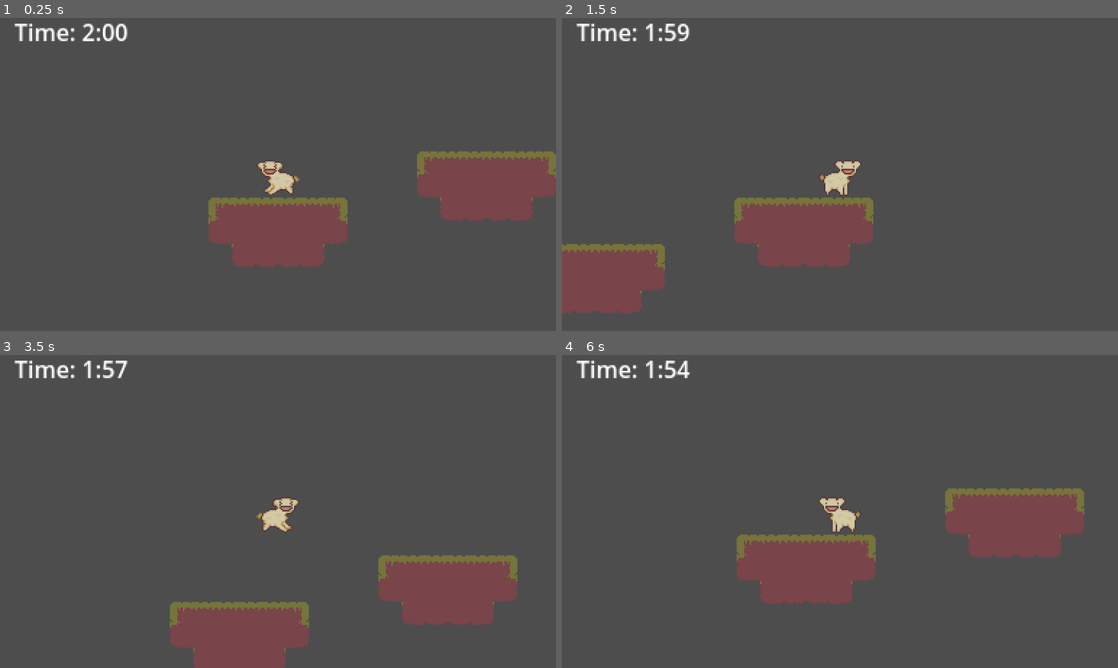
Above: before the commit, frames 1-4 (two rows, left to right).
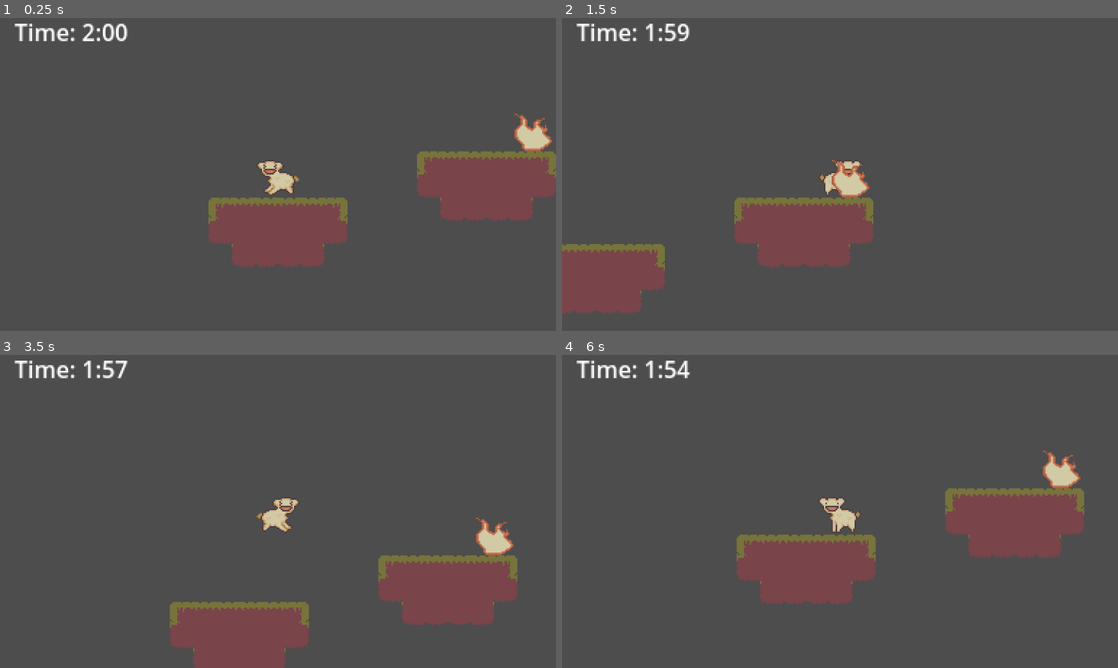
Above: after the commit, the same moments.

Repository: colormak3r/VGDC-Game-Jam-Fall-2023
Game: Godot game, scene res://levelone.tscn
Same seed, same stepped clock (60 frames per second), same inputs: the game is played once before the commit and once after it.
Inputs:
- Up to frame 1 (0.25 s): no input
- Up to frame 2 (1.5 s): hold D (right) from 0.53 s (still down); tap W (swap) at 0.6, 1.35 s; tap Space (jump) at 0.77 s
- Up to frame 3 (3.5 s): tap Space (jump) at 1.52, 3.02 s; release D (right) at 2.03 s; hold A (left) 2.03-2.78 s; tap W (swap) at 2.1, 2.85 s; hold D (right) from 2.78 s (still down)
- Up to frame 4 (6 s): tap W (swap) every 0.75 s from 3.6 to 5.85 s; tap Space (jump) at 3.77, 4.52 s; release D (right) at 4.28 s; hold A (left) 4.28-5.03 s; hold D (right) 5.03-5.78 s; hold A (left) from 5.78 s (still down)

The runs differ from the first frame. In frame 1, 0.5% of the frame differs, in the area x 92-100%, y 30-43%; in frame 2, 0.4%; in frame 3, 0.5%; in frame 4, 0.5%.

Commit message:
Added fire script and animation

Diff:
--- /dev/null
+++ b/fire.gd
@@ -0,0 +1,14 @@
+extends Node2D
+
+signal fire_triggered
+
+# Called when the node enters the scene tree for the first time.
+func _ready():
+	pass
+
+# Called every frame. 'delta' is the elapsed time since the previous frame.
+func _process(delta):
+	pass
+
+func _on_area_2d_body_entered(body):
+	emit_signal("fire_triggered")
--- /dev/null
+++ b/fire.tscn
@@ -0,0 +1,50 @@
+[gd_scene load_steps=8 format=3 uid="uid://bo7frhx3q3jsl"]
+
+[ext_resource type="Texture2D" uid="uid://i484e7xv2skw" path="res://graphics/fire.png" id="1_3hmmt"]
+[ext_resource type="Script" path="res://fire.gd" id="1_x67v5"]
+
+[sub_resource type="RectangleShape2D" id="RectangleShape2D_lg51q"]
+size = Vector2(16, 16)
+
+[sub_resource type="AtlasTexture" id="AtlasTexture_mp434"]
+atlas = ExtResource("1_3hmmt")
+region = Rect2(0, 0, 32, 32)
+
+[sub_resource type="AtlasTexture" id="AtlasTexture_ejt7y"]
+atlas = ExtResource("1_3hmmt")
+region = Rect2(32, 0, 32, 32)
+
+[sub_resource type="AtlasTexture" id="AtlasTexture_btg3c"]
+atlas = ExtResource("1_3hmmt")
+region = Rect2(0, 32, 32, 32)
+
+[sub_resource type="SpriteFrames" id="SpriteFrames_qdn3c"]
+animations = [{
+"frames": [{
+"duration": 1.0,
+"texture": SubResource("AtlasTexture_mp434")
+}, {
+"duration": 1.0,
+"texture": SubResource("AtlasTexture_ejt7y")
+}, {
+"duration": 1.0,
+"texture": SubResource("AtlasTexture_btg3c")
+}],
+"loop": true,
+"name": &"default",
+"speed": 12.0
+}]
+
+[node name="Fire" type="Node2D"]
+script = ExtResource("1_x67v5")
+
+[node name="Area2D" type="Area2D" parent="."]
+
+[node name="CollisionShape2D" type="CollisionShape2D" parent="Area2D"]
+shape = SubResource("RectangleShape2D_lg51q")
+
+[node name="AnimatedSprite2D" type="AnimatedSprite2D" parent="."]
+sprite_frames = SubResource("SpriteFrames_qdn3c")
+frame_progress = 0.392475
+
+[connection signal="body_entered" from="Area2D" to="." method="_on_area_2d_body_entered"]
--- a/levelone.tscn
+++ b/levelone.tscn
@@ -1,9 +1,10 @@
-[gd_scene load_steps=10 format=3 uid="uid://ckeretr8wrklo"]
+[gd_scene load_steps=11 format=3 uid="uid://ckeretr8wrklo"]
 
 [ext_resource type="PackedScene" uid="uid://bg5duujpvcsbp" path="res://player.tscn" id="1_h3l18"]
 [ext_resource type="Texture2D" uid="uid://dmfyy6ptsnlr8" path="res://graphics/ph_tiles.png" id="2_uasqq"]
 [ext_resource type="Script" path="res://DimensionManager.gd" id="2_yxbp4"]
 [ext_resource type="Texture2D" uid="uid://d1k2r5abcdu6w" path="res://graphics/tileset.PNG" id="4_122iq"]
+[ext_resource type="PackedScene" uid="uid://bo7frhx3q3jsl" path="res://fire.tscn" id="5_t7r6o"]
 
 [sub_resource type="RectangleShape2D" id="RectangleShape2D_ox552"]
 size = Vector2(2000, 10)
@@ -124,4 +125,7 @@
 format = 2
 layer_0/tile_data = PackedInt32Array(196610, 131072, 0, 196609, 65536, 0, 196608, 65536, 0, 262143, 65536, 0, 262142, 6 …(1290 unchanged characters)…
 
+[node name="Fire" parent="DimensionManager/Dimension 1 TileMap" instance=ExtResource("5_t7r6o")]
+position = Vector2(176.28, 0)
+
 [connection signal="body_entered" from="ResetBox" to="Player" method="_on_reset_box_body_entered"]
